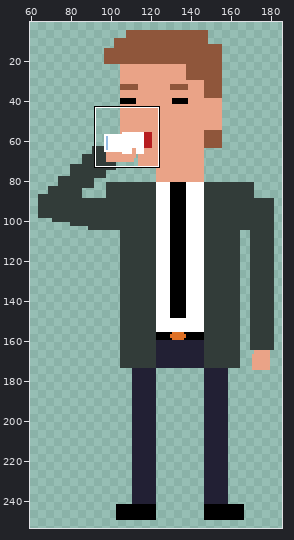
Pixel-art file -- Assets/Animations/Player/BOSS_ANIMATOR 2.aseprite. The picture above shows the old version from afar; the outline marks the close-up.
Close-up. Before the edit:
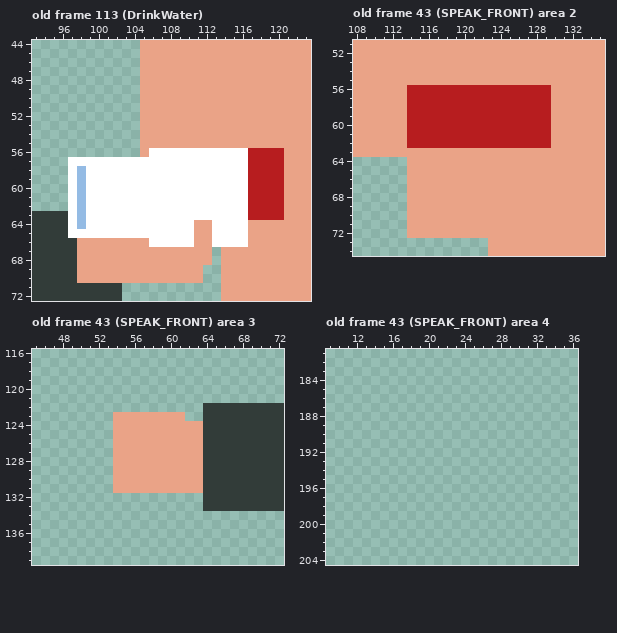
256x256 pixels, 117 frames. Shown: old frame 113 (DrinkWater): x 93..123, y 44..72; old frame 43 (SPEAK_FRONT) area 2: x 108..135, y 51..74; old frame 43 (SPEAK_FRONT) area 3: x 45..72, y 116..139; old frame 43 (SPEAK_FRONT) area 4: x 9..36, y 181..204. The wide view leaves out empty margins. The commit also changed other frames or places, which this record leaves out.
The same view after the edit:
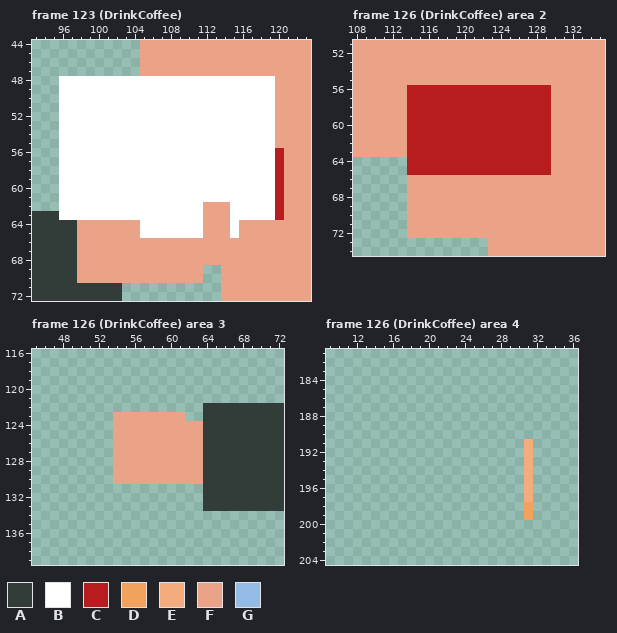
Palette (. is transparent): A #323c39  B #ffffff  C #b71d1f  D #f2a25d  E #f4ac7c  F #eaa387  G #94bbe4
A new or re-ordered frame is compared with the old frame closest to it.
The edit:
frames 117 -> 126
Changed rows in their new state; - is an unchanged pixel.
Frame 123 (DrinkCoffee) is new; against old frame 113 (DrinkWater):
first column x 96:
48 BBBBBBBBBBBBBBBBBBBBBBBB
49 BBBBBBBBBBBBBBBBBBBBBBBB
50 BBBBBBBBBBBBBBBBBBBBBBBB
51 BBBBBBBBBBBBBBBBBBBBBBBB
52 BBBBBBBBBBBBBBBBBBBBBBBB
53 BBBBBBBBBBBBBBBBBBBBBBBB
54 BBBBBBBBBBBBBBBBBBBBBBBB
55 BBBBBBBBBBBBBBBBBBBBBBBB
56 BBBBBBBBBB-----------BBB
57 B--------------------BBB
58 B-B------------------BBB
59 B-B------------------BBB
60 B-B------------------BBB
61 B-B------------------BBB
62 B-B-------------FFF--BBB
63 B-B-------------FFF--BBB
64 -AFFFFFFF------B-FF-F---
65 -AFFFFFFF------B-FF-F---
66 ----------FFFFF--FFFF---
67 -----------------F------
68 -----------------F------
Frame 126 (DrinkCoffee) area 2 is new; against old frame 43 (SPEAK_FRONT):
first column x 114:
63 CCCCCCCCCCCCCCCC
64 CCCCCCCCCCCCCCCC
65 CCCCCCCCCCCCCCCC
Frame 126 (DrinkCoffee) area 3 is new; against old frame 43 (SPEAK_FRONT):
first column x 54:
131 ..........
Frame 126 (DrinkCoffee) area 4 is new; against old frame 43 (SPEAK_FRONT):
first column x 31:
191 E
192 E
193 E
194 E
195 E
196 E
197 E
198 D
199 D
Changed places in both close-ups, as pixel boxes (x1, y1, x2, y2):
changed: (59, 76, 275, 265)
changed: (407, 148, 551, 175)
erased: (113, 484, 203, 493)
added: (524, 439, 533, 520)
